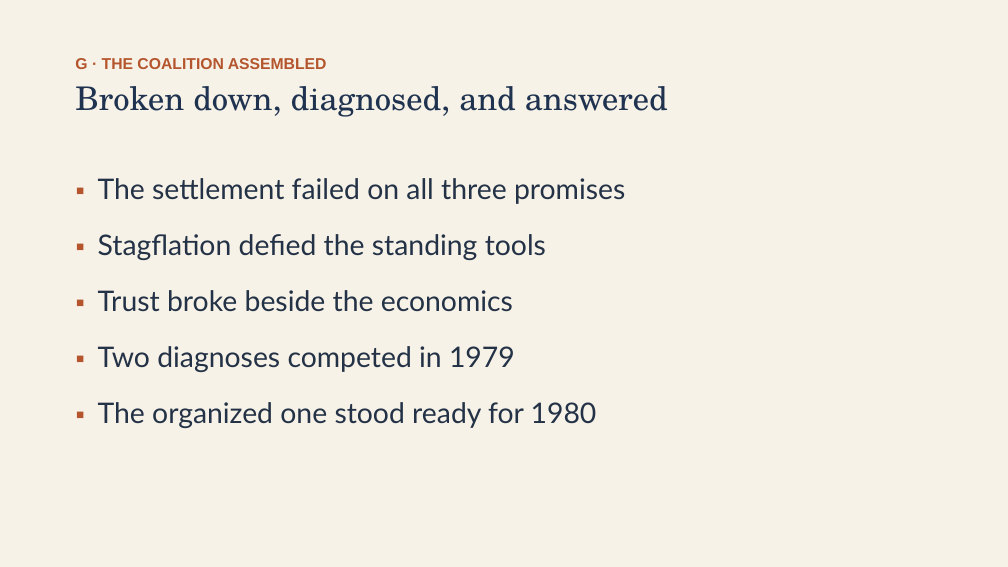
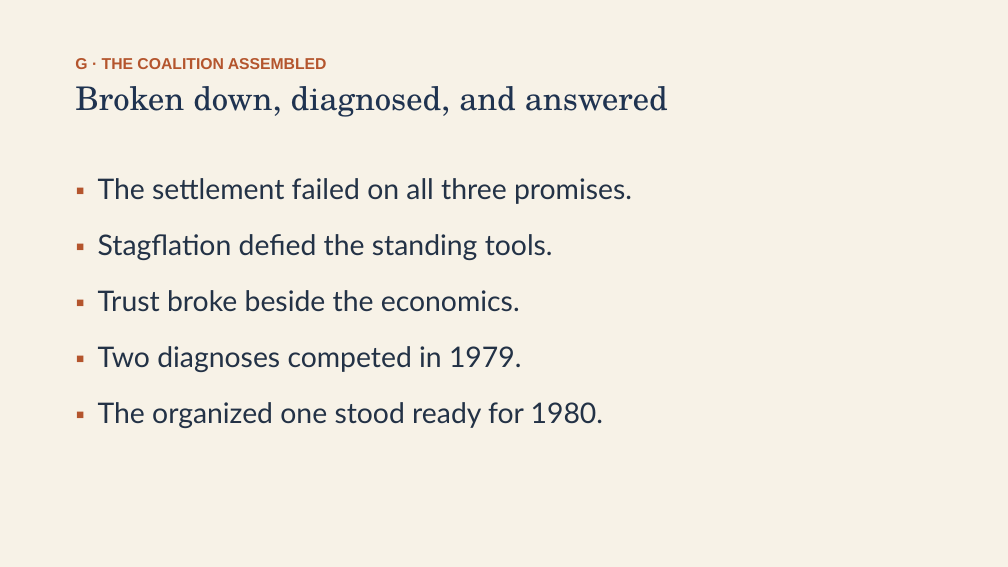
Before and after one commit to ab17gthb/humanities-curriculum-group, a slide deck: slide 25 of modern-america/lesson-01/lesson-01-slides.pptx. Drawn at 1008x567 pixels with LibreOffice and Linux fonts; fonts in the diff are those of the drawing. Boxes give left, top, right and bottom in pixels: in the first picture for what was removed or moved away, otherwise in the second. Text is boxed around its words. In the diff, an @@ line names an element or a change of style, - is before the commit and + after.

Commit message:
Rollout: Modern America L1 reworked and live (The Conservative Turn: Stagflation and the Tax Revolt)

```diff
--- a/modern-america/lesson-01/lesson-01-slides.pptx
+++ b/modern-america/lesson-01/lesson-01-slides.pptx
@@ text at [98,178,632,428]: text changed @@
-▪ The settlement failed on all three promises
-▪ Stagflation defied the standing tools
-▪ Trust broke beside the economics
-▪ Two diagnoses competed in 1979
-▪ The organized one stood ready for 1980
+▪ The settlement failed on all three promises.
+▪ Stagflation defied the standing tools.
+▪ Trust broke beside the economics.
+▪ Two diagnoses competed in 1979.
+▪ The organized one stood ready for 1980.
```
Also in this commit, not shown: 8 other slides changed, 6 other files.
